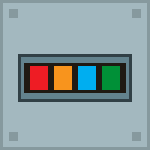
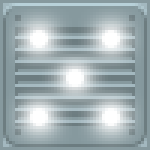
The second 150 x 150 image is a revision of the first. Changes to its layers:
added group "Group 1" with 9 layers above "Background13" over [left=30, top=30, right=120, bottom=126]
added layer "Layer 10 copy 4" (1st of 3, in "Group 1") in group "Group 1" over [left=102, top=108, right=120, bottom=126]
added layer "Layer 10 copy 4" (3rd of 3, in "Group 1") in group "Group 1" over [left=30, top=108, right=48, bottom=126]
added layer "Layer 10 copy 3" (2nd of 3, in "Group 1") in group "Group 1" over [left=66, top=69, right=84, bottom=87]
added layer "Layer 10 copy 2" in group "Group 1" over [left=102, top=30, right=120, bottom=48]
added layer "Layer 10" in group "Group 1" over [left=30, top=30, right=48, bottom=48]
added layer "Background12" above "Background11" over [left=3, top=3, right=147, bottom=150]
added layer "Layer 8" above "Background10" over [left=33, top=42, right=117, bottom=120]
added layer "Background10" above "compteur" over [left=3, top=3, right=147, bottom=150]
hid group "compteur" (6 layers) over [left=18, top=54, right=132, bottom=102]
